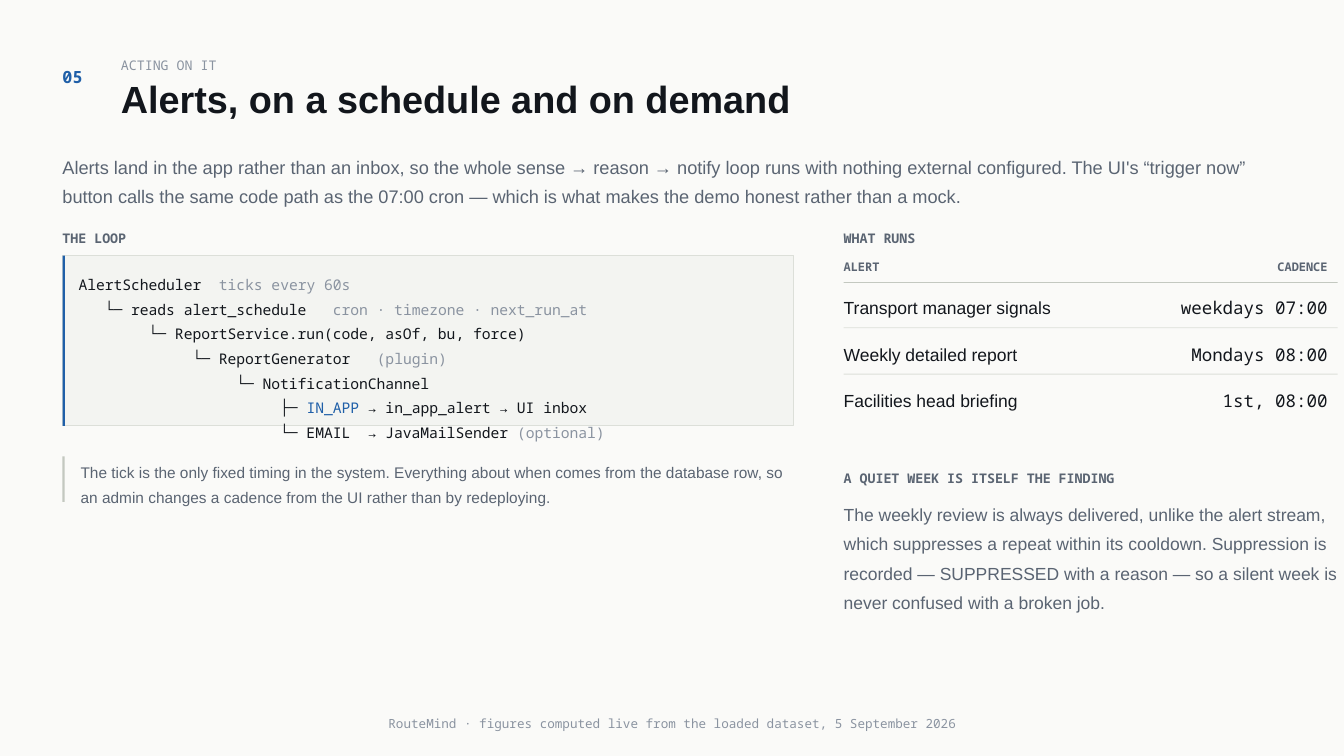
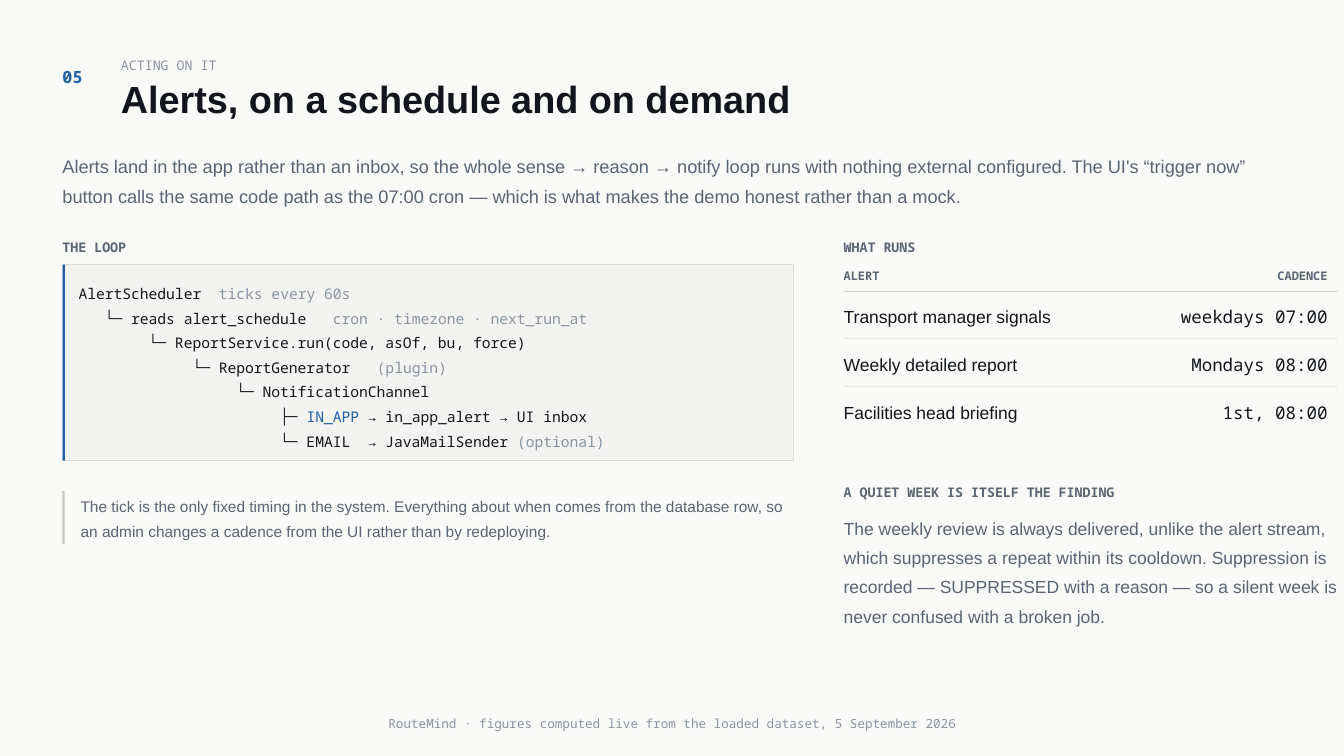
Before and after one commit to VishnuGupta16/routemind-service, a slide deck: slide 11 of docs/routemind-demo-deck.pptx. Drawn at 1344x756 pixels with LibreOffice and Linux fonts; fonts in the diff are those of the drawing. Boxes give left, top, right and bottom in pixels: in the first picture for what was removed or moved away, otherwise in the second. Text is boxed around its words. In the diff, an @@ line names an element or a change of style, - is before the commit and + after.

```diff
--- a/docs/routemind-demo-deck.pptx
+++ b/docs/routemind-demo-deck.pptx
@@ rectangle resized from (x1=63, y1=256, x2=793, y2=426) to (x1=63, y1=265, x2=793, y2=462) @@
@@ rectangle resized from (x1=63, y1=256, x2=65, y2=426) to (x1=63, y1=265, x2=65, y2=462) @@
@@ text "AlertScheduler ticks every 60s" rewrapped from (x1=79, y1=279, x2=587, y2=417) to (x1=79, y1=288, x2=605, y2=451) @@
@@ text "Transport manager signals" moved from (x1=844, y1=301, x2=1050, y2=318) to (x1=844, y1=310, x2=1050, y2=327) @@
@@ text "weekdays 07:00" moved from (x1=1181, y1=300, x2=1327, y2=319) to (x1=1181, y1=309, x2=1327, y2=328) @@
@@ text "Weekly detailed report" moved from (x1=844, y1=348, x2=1018, y2=365) to (x1=844, y1=358, x2=1018, y2=375) @@
@@ text "Mondays 08:00" moved from (x1=1191, y1=347, x2=1327, y2=366) to (x1=1191, y1=357, x2=1327, y2=376) @@
@@ 4 texts, 3 rectangles moved together from (x1=62, y1=233, x2=1338, y2=375) to (x1=62, y1=242, x2=1338, y2=387) @@
@@ text "Facilities head briefing" moved from (x1=844, y1=394, x2=1017, y2=411) to (x1=844, y1=406, x2=1017, y2=423) @@
@@ text "1st, 08:00" moved from (x1=1223, y1=394, x2=1327, y2=410) to (x1=1223, y1=406, x2=1327, y2=422) @@
@@ text "A QUIET WEEK IS ITSELF ..." moved from (x1=844, y1=473, x2=1115, y2=486) to (x1=844, y1=487, x2=1115, y2=500) @@
@@ rectangle resized from (x1=63, y1=457, x2=65, y2=502) to (x1=63, y1=491, x2=65, y2=544) @@
@@ text "The tick is the only ..." moved from (x1=81, y1=467, x2=782, y2=506) to (x1=81, y1=501, x2=782, y2=540) @@
@@ text "The weekly review is always ..." moved from (x1=844, y1=508, x2=1337, y2=613) to (x1=844, y1=522, x2=1337, y2=627) @@
```
Also in this commit, not shown: 12 other slides changed, 1 other file.
